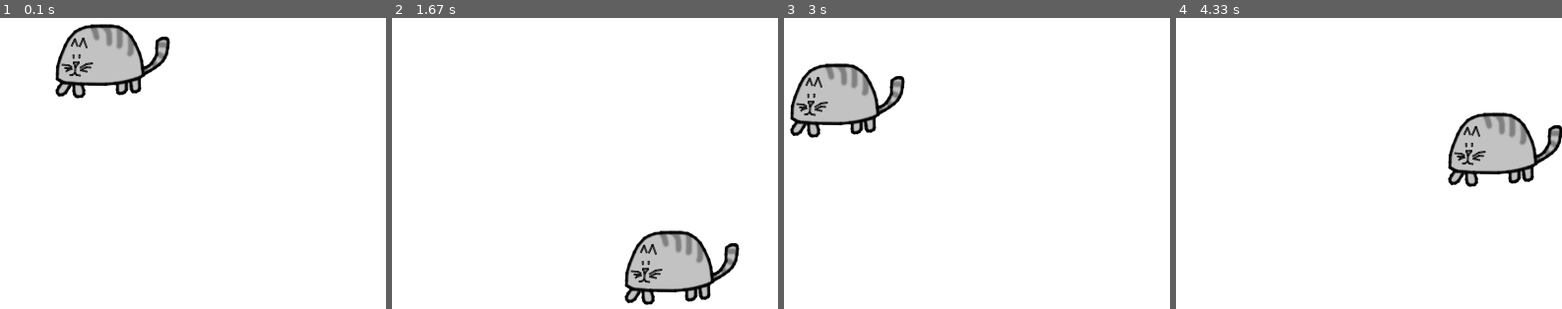
Above: before the commit, frames 1-4 (left to right).
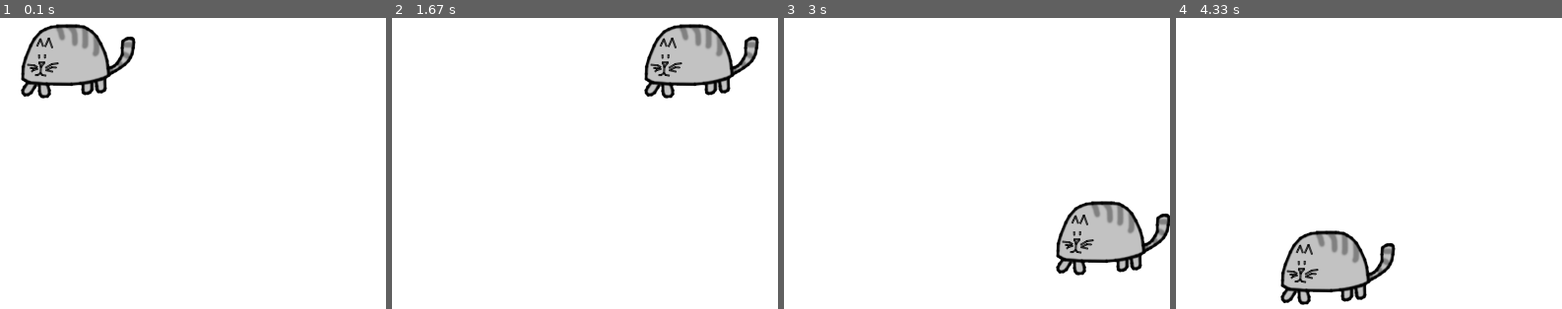
Above: after the commit, the same moments.

Repository: saroshfarhan/pygame
Game: pygame game, started from catanimation/animation.py
Two runs of this game, one before a commit and one after it. Both use one fixed random seed, a clock stepped at 60 frames per second and the inputs below.
Inputs:
- Up to frame 1 (0.1 s): no input
- Up to frame 2 (1.67 s): no input
- Up to frame 3 (3 s): no input
- Up to frame 4 (4.33 s): no input

The runs differ from the first frame. In frame 1, 6.1% of the frame differs, in the area x 5-45%, y 2-28%; in frame 2, 10%, in the area x 60-96%, y 2-99%; in frame 3, 10%; in frame 4, 10%.

Commit message:
simple animation with pygame

Diff:
--- a/catanimation/animation.py
+++ b/catanimation/animation.py
@@ -43,3 +43,4 @@
             sys.exit()
 
     pygame.display.update()
+    fpsClock.tick(FPS)
